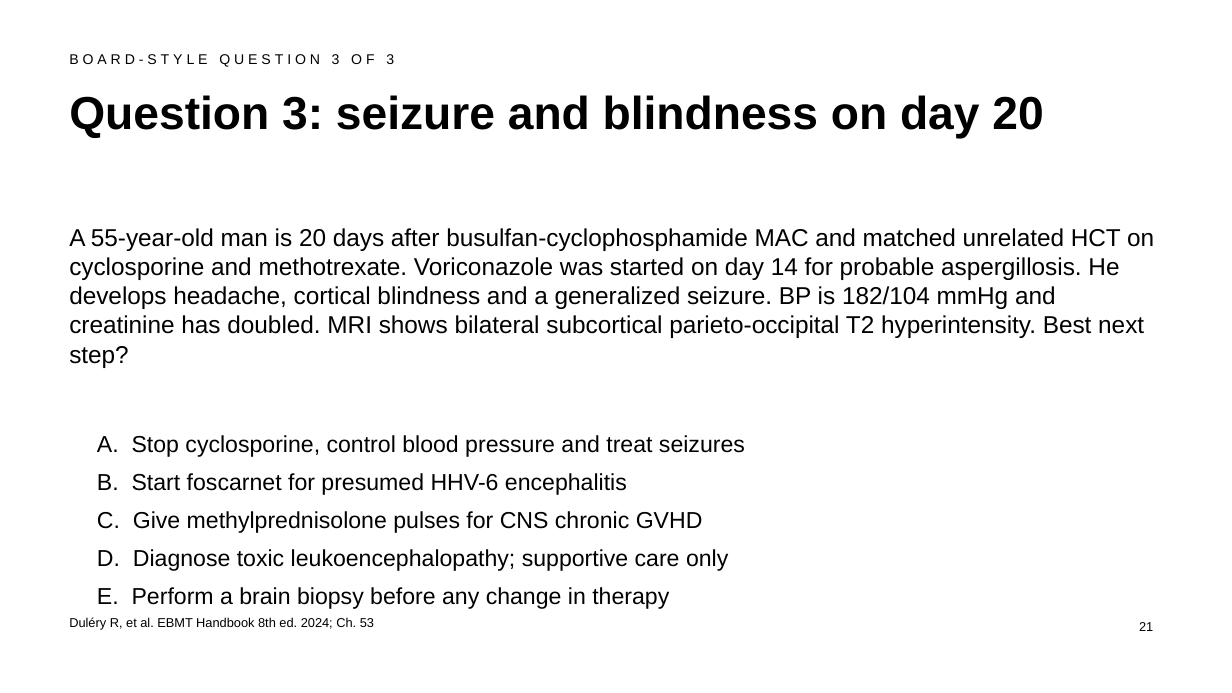
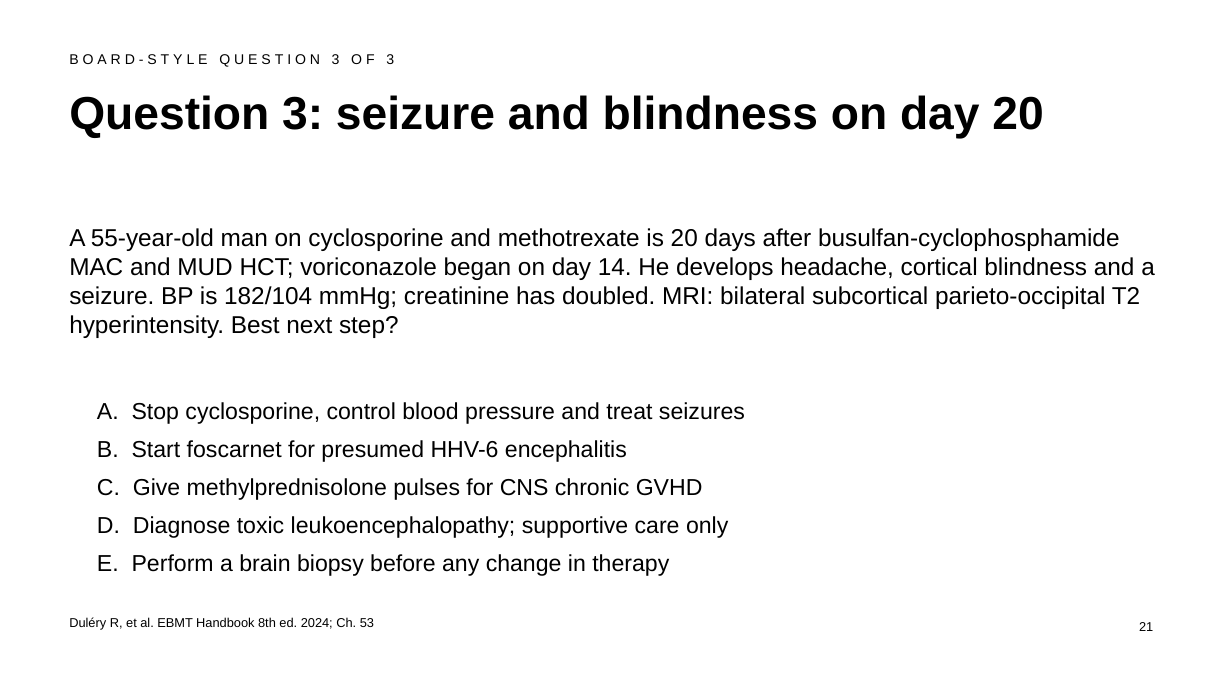
Before and after one commit to htlin222/ebmt-handbook-skill, a slide deck: slide 21 of slides/decks/s11-organ-complications.pptx. Drawn at 1232x693 pixels with LibreOffice and Linux fonts; fonts in the diff are those of the drawing. Boxes give left, top, right and bottom in pixels: in the first picture for what was removed or moved away, otherwise in the second. Text is boxed around its words. In the diff, an @@ line names an element or a change of style, - is before the commit and + after.

```diff
--- a/slides/decks/s11-organ-complications.pptx
+++ b/slides/decks/s11-organ-complications.pptx
@@ text at box(69, 228, 1155, 338): text changed @@
-A 55-year-old man is 20 days after busulfan-cyclophosphamide MAC and matched unrelated HCT on cyclosporine and methotrexate. Voriconazole was started on day 14 for probable aspergillosis. He develops headache, cortical blindness and a generalized seizure. BP is 182/104 mmHg and creatinine has doubled. MRI shows bilateral subcortical parieto-occipital T2 hyperintensity. Best next step?
+A 55-year-old man on cyclosporine and methotrexate is 20 days after busulfan-cyclophosphamide MAC and MUD HCT; voriconazole began on day 14. He develops headache, cortical blindness and a seizure. BP is 182/104 mmHg; creatinine has doubled. MRI: bilateral subcortical parieto-occipital T2 hyperintensity. Best next step?
@@ text "A. Stop cyclosporine, control blood ...": place and size @@
-text "A. Stop cyclosporine, control blood ..." at box(97, 435, 745, 609)
+text "A. Stop cyclosporine, control blood ..." at box(97, 402, 745, 576)
```
Also in this commit, not shown: 15 other slides changed, 24 other files.
